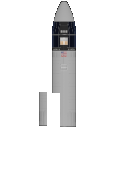
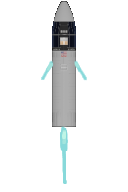
Layer changes from the first 128×192 image to the second:
showed "Roll Control" over bbox(41, 60, 87, 81)
showed "Visible #1" over bbox(52, 60, 76, 184)
hid "Visible #3", painted on it over bbox(39, 60, 87, 127)
showed "Visible" over bbox(52, 60, 76, 127)
